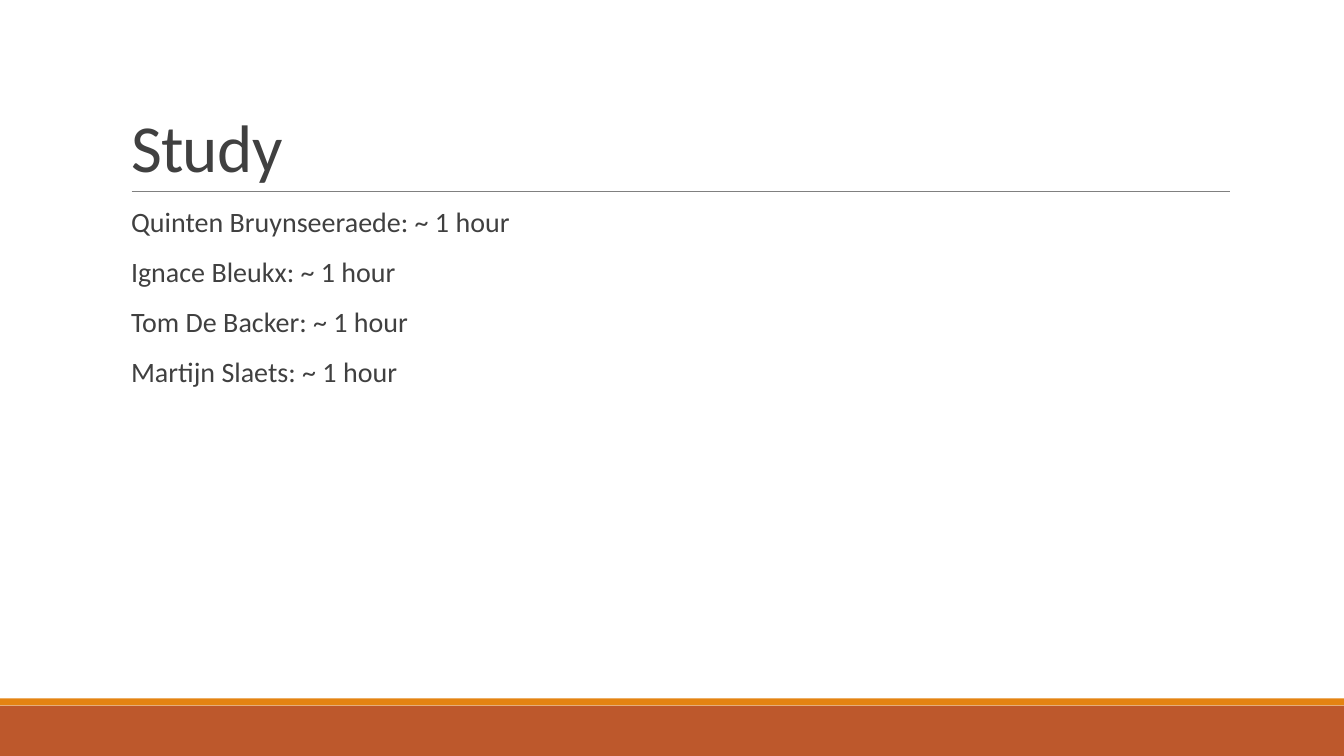
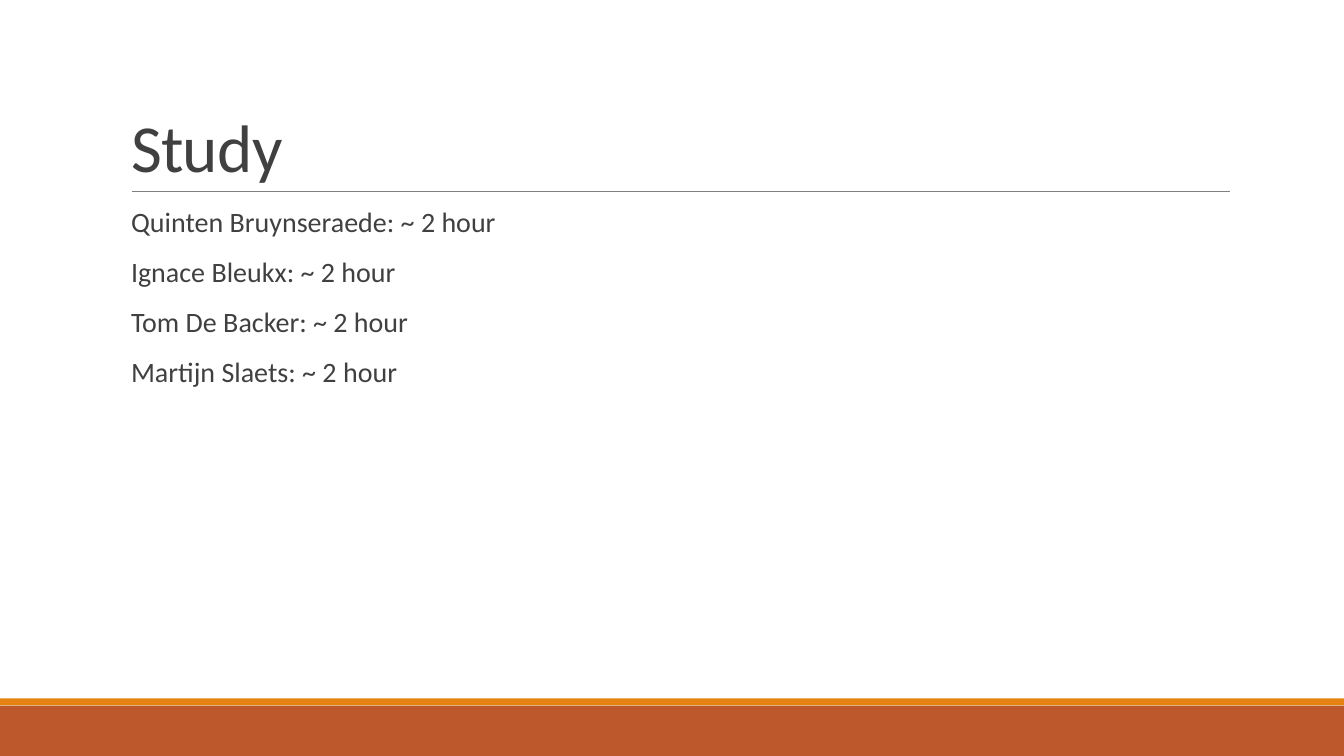
Before and after one commit to IgnaceBleukx/Software-Ontwerp, a slide deck: slide 22 of Presentaties/Iteration2.pptx (slide 18 before the commit). Drawn at 1344x756 pixels with LibreOffice and Linux fonts; fonts in the diff are those of the drawing. Boxes give left, top, right and bottom in pixels: in the first picture for what was removed or moved away, otherwise in the second. Text is boxed around its words. In the diff, an @@ line names an element or a change of style, - is before the commit and + after.

```diff
--- a/Presentaties/Iteration2.pptx
+++ b/Presentaties/Iteration2.pptx
@@ text at (131,212,496,387): text changed @@
-  Quinten Bruynseeraede: ~ 1 hour
-  Ignace Bleukx: ~ 1 hour
-  Tom De Backer: ~ 1 hour
-  Martijn Slaets: ~ 1 hour
+  Quinten Bruynseraede: ~ 2 hour
+  Ignace Bleukx: ~ 2 hour
+  Tom De Backer: ~ 2 hour
+  Martijn Slaets: ~ 2 hour
```
Also in this commit, not shown: 23 other slides changed, 12 slides added, 10 slides removed.
